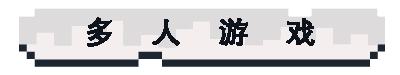
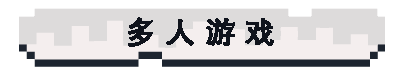
Before/after of a 400px x 75px layered artwork. What changed in the layer stack:
painted on "多 人 游 戏" over box(87, 17, 315, 47)
